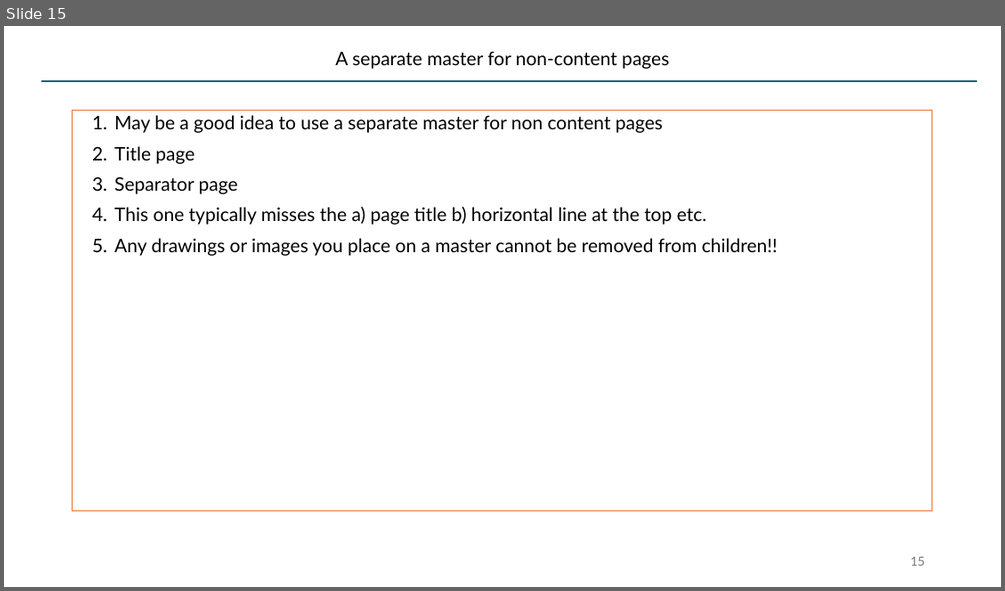
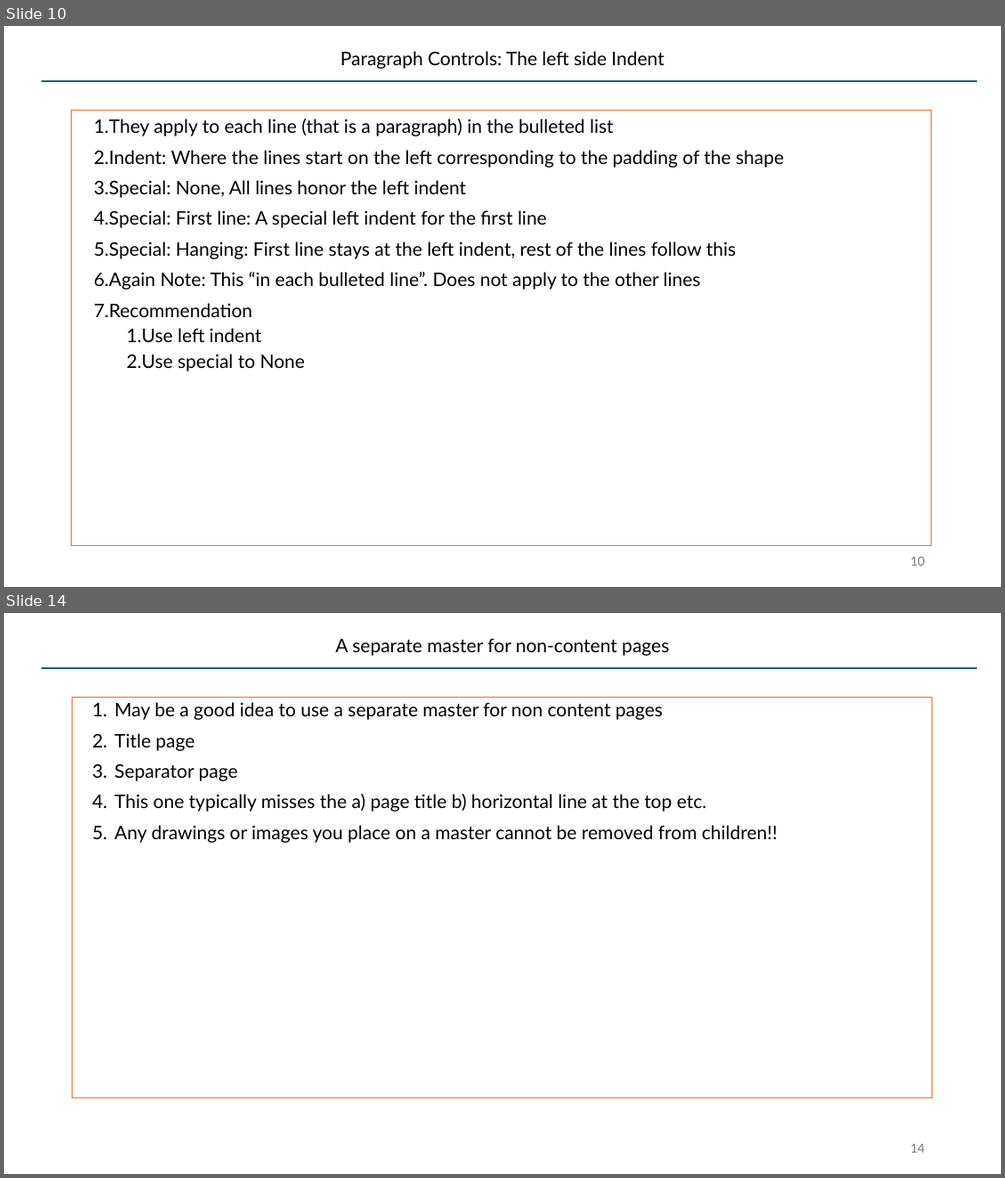
Before and after one commit to SatyaKomatineni/articles-repo, a slide deck: architecture/styling-lists-in-powerpoint.pptx. Shown one above the other, each under a label of ours: slide 15 before the commit, slides 10 and 14 after it; the slides between them are not shown. The pictures are 1005x591 and 1005x1178 pixels, drawn with LibreOffice and Linux fonts; fonts in the diff are those of the drawing. Boxes give left, top, right and bottom in pixels: in the first picture for what was removed or moved away, otherwise in the second. Text is boxed around its words. In the diff, an @@ line names an element or a change of style, - is before the commit and + after.

```diff
--- a/architecture/styling-lists-in-powerpoint.pptx
+++ b/architecture/styling-lists-in-powerpoint.pptx
@@ slide 10 added at (4,26,1001,587), background #FFFFFF; not listed: 1 template element that a slide beside it also shows @@
@@ title added at (340,51,663,69), 18 pt, text #000000 @@
+Paragraph Controls: The left side Indent
@@ text added at (72,110,931,546), outline #E97132 0.75 pt, 18 pt, text #000000 @@
+1. They apply to each line (that is a paragraph) in the bulleted list
+2. Indent: Where the lines start on the left corresponding to the padding of the shape
+3. Special: None, All lines honor the left indent
+4. Special: First line: A special left indent for the first line
+5. Special: Hanging: First line stays at the left indent, rest of the lines follow this
+6. Again Note: This “in each bulleted line”. Does not apply to the other lines
+7. Recommendation
+  1. Use left indent
+  2. Use special to None
@@ page number added at (910,556,924,565), 12 pt, text #797979 @@
+10
@@ what was slide 15 is now slide 14 @@
@@ page number at (910,1143,924,1152): text changed @@
-15
+14
```
Also in this commit, not shown: 8 slides changed, 6 other slides added.
